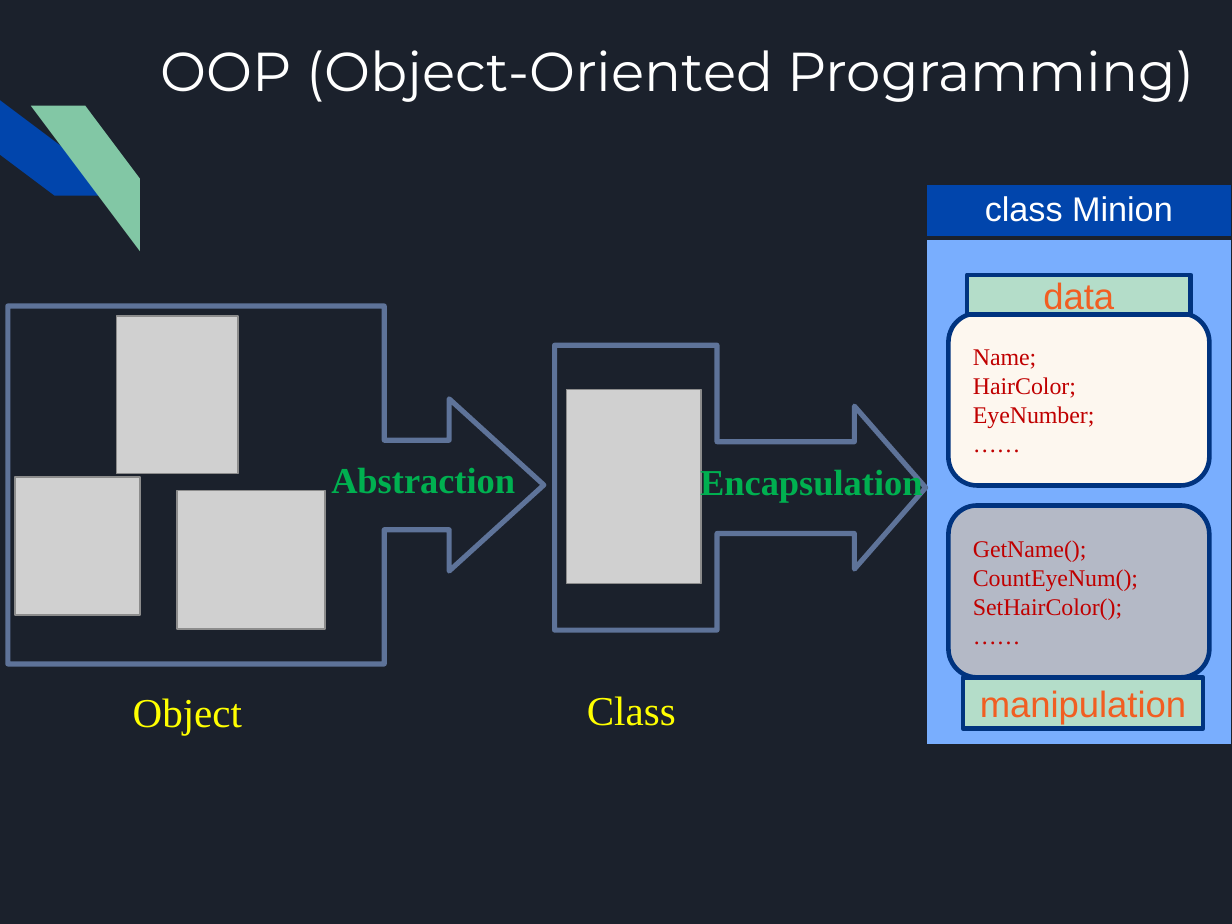
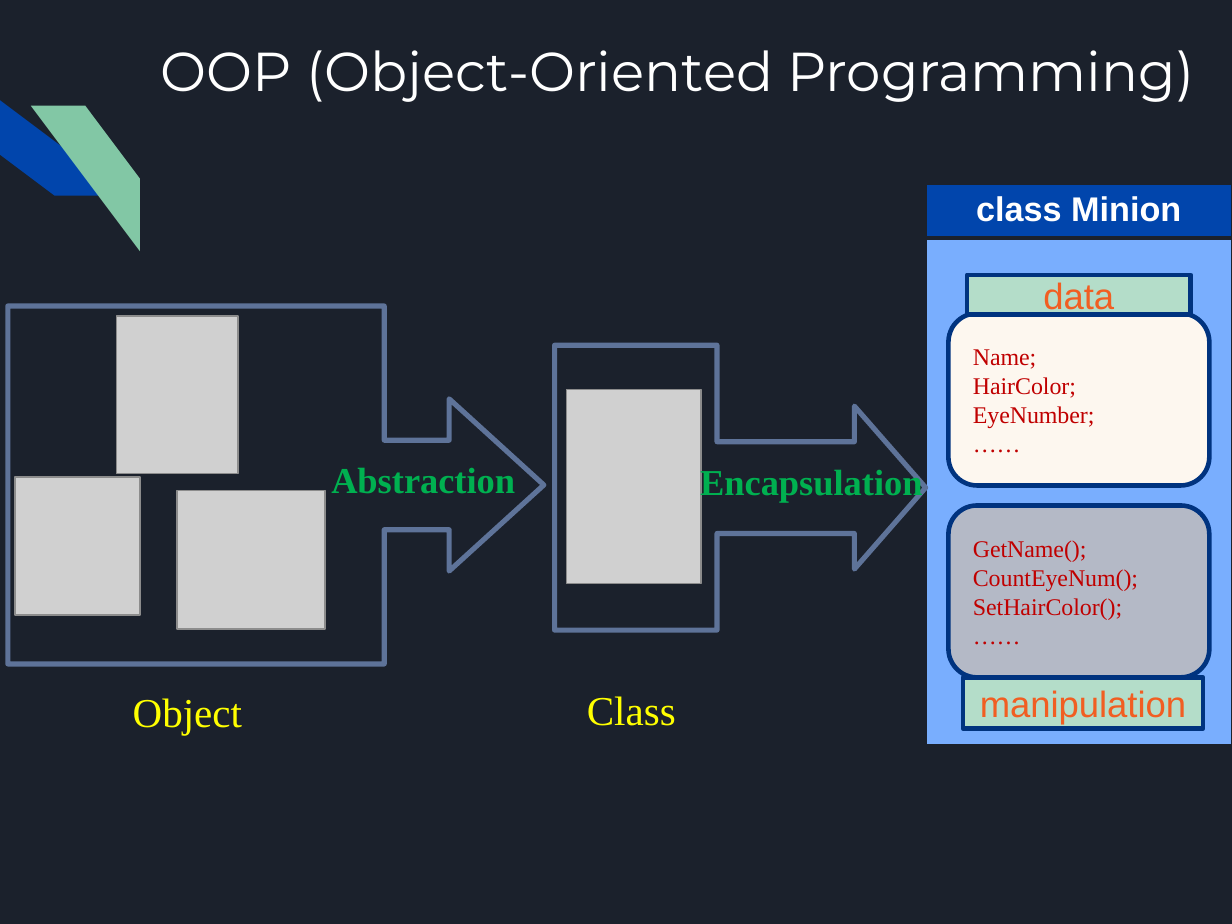
Before and after one commit to Sakuyazhangxincheng/GradeThreeUP, a slide deck: slide 5 of 大三上/C++ 李宗辉/session_6_Class_and_object.pptx. Drawn at 1232x924 pixels with LibreOffice and Linux fonts; fonts in the diff are those of the drawing; grey boxes stand for pictures; background and template pictures are left out. Boxes give left, top, right and bottom in pixels: in the first picture for what was removed or moved away, otherwise in the second. Text is boxed around its words. In the diff, an @@ line names an element or a change of style, - is before the commit and + after.

```diff
--- a/大三上/C++ 李宗辉/session_6_Class_and_object.pptx
+++ b/大三上/C++ 李宗辉/session_6_Class_and_object.pptx
@@ table at bbox=[926, 184, 1232, 237] @@
@@ bold on @@
```
Also in this commit, not shown: 24 other slides changed, 13 other files.
